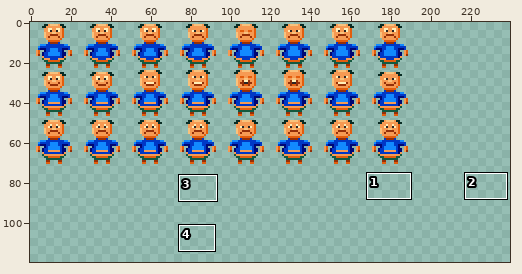
Edited in one commit: sprite sheet (assets/images/sink_fat_man.png). The first picture is a wide view before the edit; the outline marks the close-up.
Close-up. As it was:
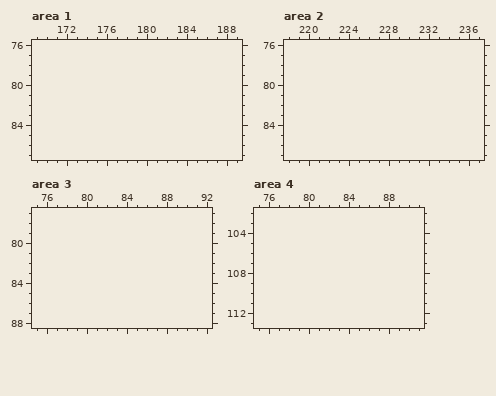
The file is 192x72 pixels. Shown: area 1: x 169..189, y 76..87; area 2: x 218..237, y 76..87; area 3: x 75..92, y 77..88; area 4: x 75..91, y 102..113. The old version is drawn lined up with the new one, on the new canvas. The commit also changed other parts of the picture, which this record leaves out.
After:
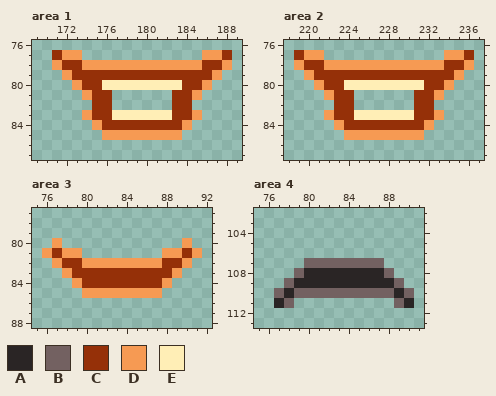
Palette (. is transparent): A #2a2525  B #736161  C #953008  D #f69a53  E #ffeeb6
Change:
canvas 192x72 -> 240x120
--- area 1
@@ x 169..189 @@
 76 .....................
-77 .....................
-78 .....................
-79 .....................
-80 .....................
-81 .....................
-82 .....................
-83 .....................
-84 .....................
-85 .....................
+77 ..CDD............DDC.
+78 ..DCCDDDDDDDDDDDDCCD.
+79 ...DCCCCCCCCCCCCCCD..
+80 ....DCCEEEEEEEECCD...
+81 .....DCC......CCD....
+82 ......CC......CC.....
+83 .....DCCEEEEEECCD....
+84 ......DCCCCCCCCD.....
+85 .......DDDDDDDD......
 86 .....................
--- area 2
@@ x 218..237 @@
 76 ....................
-77 ....................
-78 ....................
-79 ....................
-80 ....................
-81 ....................
-82 ....................
-83 ....................
-84 ....................
-85 ....................
+77 .CDD............DDC.
+78 .DCCDDDDDDDDDDDDCCD.
+79 ..DCCCCCCCCCCCCCCD..
+80 ...DCCEEEEEEEECCD...
+81 ....DCC......CCD....
+82 .....CC......CC.....
+83 ....DCCEEEEEECCD....
+84 .....DCCCCCCCCD.....
+85 ......DDDDDDDD......
 86 ....................
--- area 3
@@ x 75..92 @@
 79 ..................
-80 ..................
-81 ..................
-82 ..................
-83 ..................
-84 ..................
-85 ..................
+80 ..D............D..
+81 .DCDD........DDCD.
+82 ..DCCDDDDDDDDCCD..
+83 ...DCCCCCCCCCCD...
+84 ....DCCCCCCCCD....
+85 .....DDDDDDDD.....
 86 ..................
--- area 4
@@ x 75..91 @@
 106 .................
-107 .................
-108 .................
-109 .................
-110 .................
-111 .................
+107 .....BBBBBBBB....
+108 ....BAAAAAAAAB...
+109 ...BAAAAAAAAAAB..
+110 ..BABBBBBBBBBBAB.
+111 ..AB..........BA.
 112 .................
Pixel boxes of the changes (left, top, right, bottom) in both close-ups:
added: (52, 50, 232, 140)
added: (294, 50, 474, 140)
added: (42, 238, 202, 298)
added: (274, 258, 414, 308)
